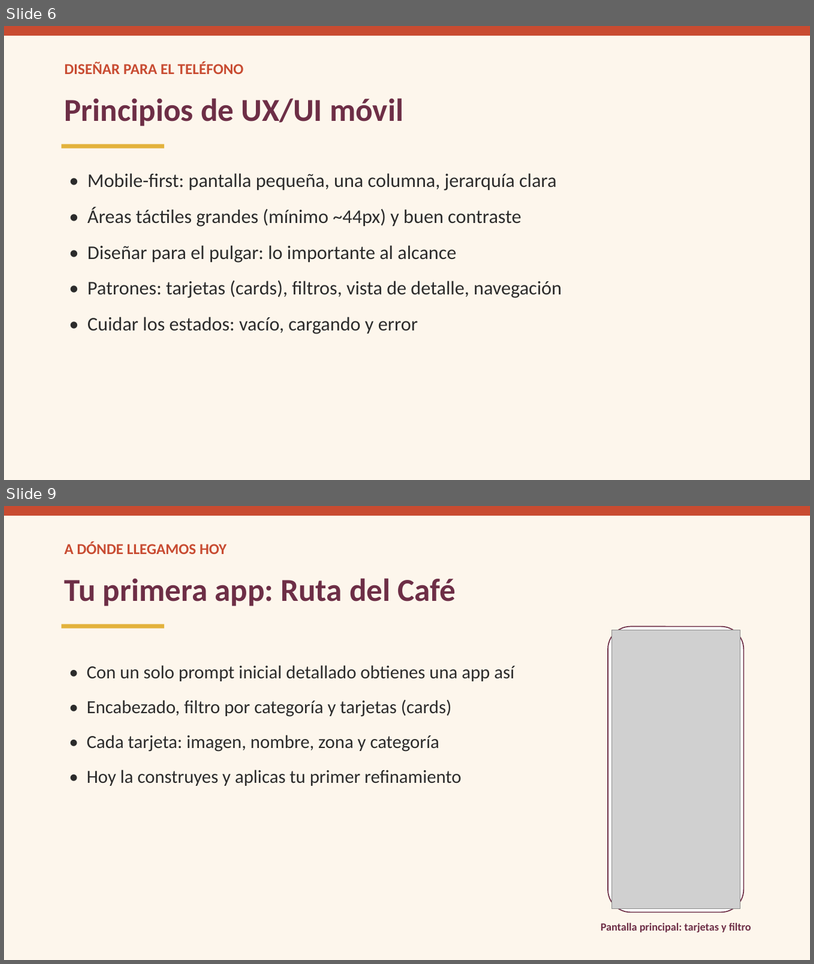
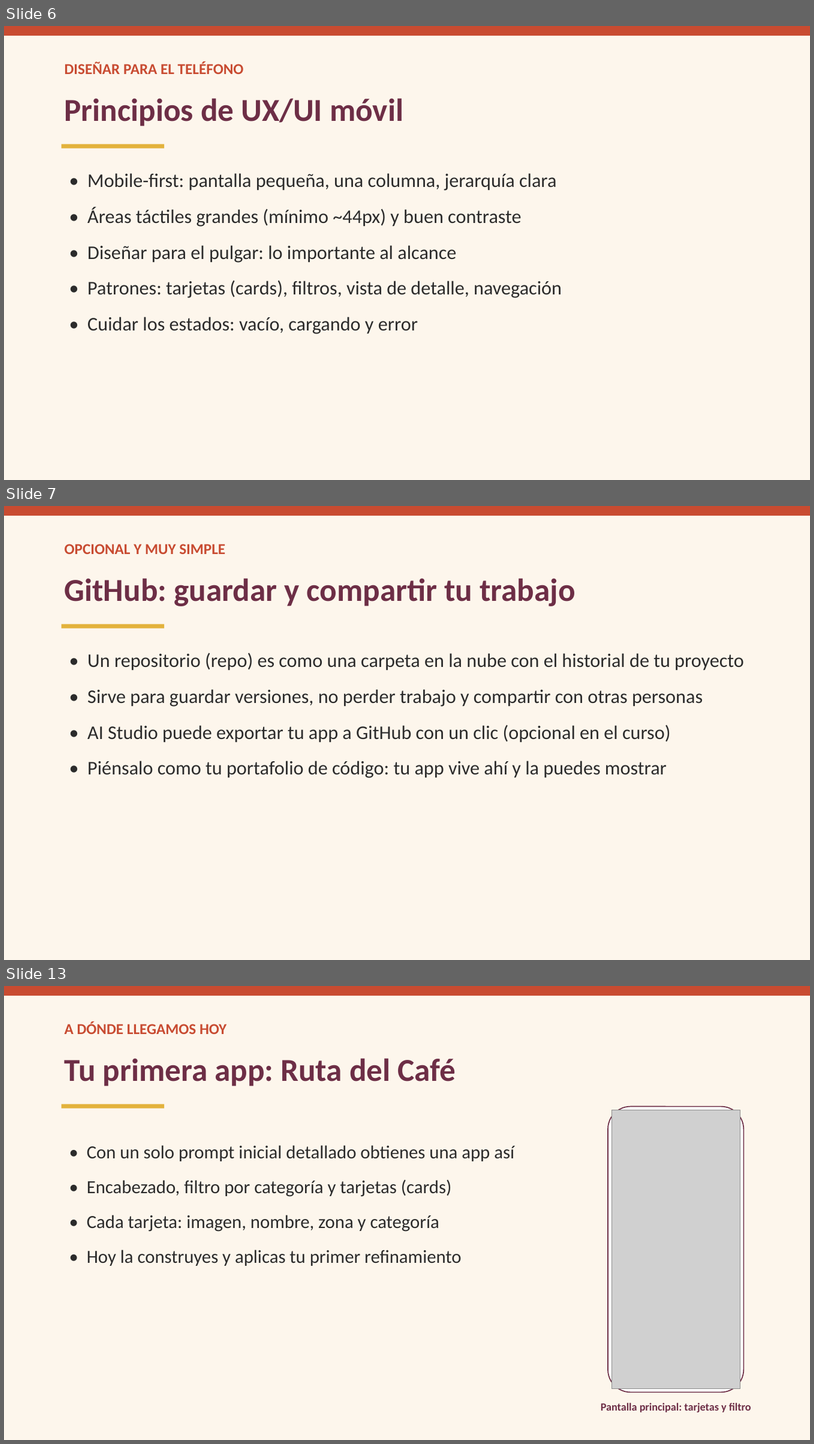
Before and after one commit to ykro/proyectos3-facom-public, a slide deck: slides/sesion-01.pptx. Shown one above the other, each under a label of ours: slides 6 and 9 before the commit, slides 6, 7 and 13 after it; the slides between them are not shown. The pictures are 814x964 and 814x1444 pixels, drawn with LibreOffice and Linux fonts; fonts in the diff are those of the drawing; grey boxes stand for pictures. Boxes give left, top, right and bottom in pixels: in the first picture for what was removed or moved away, otherwise in the second. Text is boxed around its words. In the diff, an @@ line names an element or a change of style, - is before the commit and + after.

Commit message:
3ª iteración: apps reales capturadas, flujo AI Studio en guías, demos en slides, docs y fixes
- 8 apps construidas en AI Studio y capturadas (2 insignia + 6 demos); capturas de
  flujo (Build, Enable Firebase, emulador) en guias-estudiante/img/ e insertadas en guías;
  placeholders de teléfono Android eliminados; PDFs regenerados con imágenes.
- Slides: slide 'Demo del docente' por sesión + GitHub, glosario GenAI, cómo genera la IA,
  estructura de archivos/personalización manual; contraste MUTED a AA.
- Guías: GitHub/glosario/overview, personalización manual, bitácora de prompts, plantillas.
- Prompts de las 6 demos (prompts-demos-docente.md).
- Nuevos docs: especificacion-asignaciones, material-de-apoyo-links, clase-01-guion-video, plantillas.
- Evaluación: sin defensa; Proyectos=30 sin split por proyecto; quizzes barajados; rúbrica Tareas/Labs.
- Sin 'Plan B' en ningún archivo; terminología unificada a 'Demo del docente'; badges corregidos.

```diff
--- a/slides/sesion-01.pptx
+++ b/slides/sesion-01.pptx
@@ slide 7 added at [4,506,810,960], background #FDF6EC @@
@@ rectangle added at [4,506,810,516], fill #C84B31 @@
@@ text added at [65,544,225,554], 18 pt, text #C84B31, bold @@
+OPCIONAL Y MUY SIMPLE
@@ text added at [65,578,575,606], 38 pt, text #6D2E46, bold @@
+GitHub: guardar y compartir tu trabajo
@@ rectangle added at [62,624,164,628], fill #E3B23C @@
@@ text added at [87,652,744,778], 23 pt, text #2B2B2B @@
+• Un repositorio (repo) es como una carpeta en la nube con el historial de tu proyecto
+• Sirve para guardar versiones, no perder trabajo y compartir con otras personas
+• AI Studio puede exportar tu app a GitHub con un clic (opcional en el curso)
+• Piénsalo como tu portafolio de código: tu app vive ahí y la puedes mostrar
@@ what was slide 9 is now slide 13 @@
```
Also in this commit, not shown: 4 slides changed, 4 other slides added, 59 other files.
